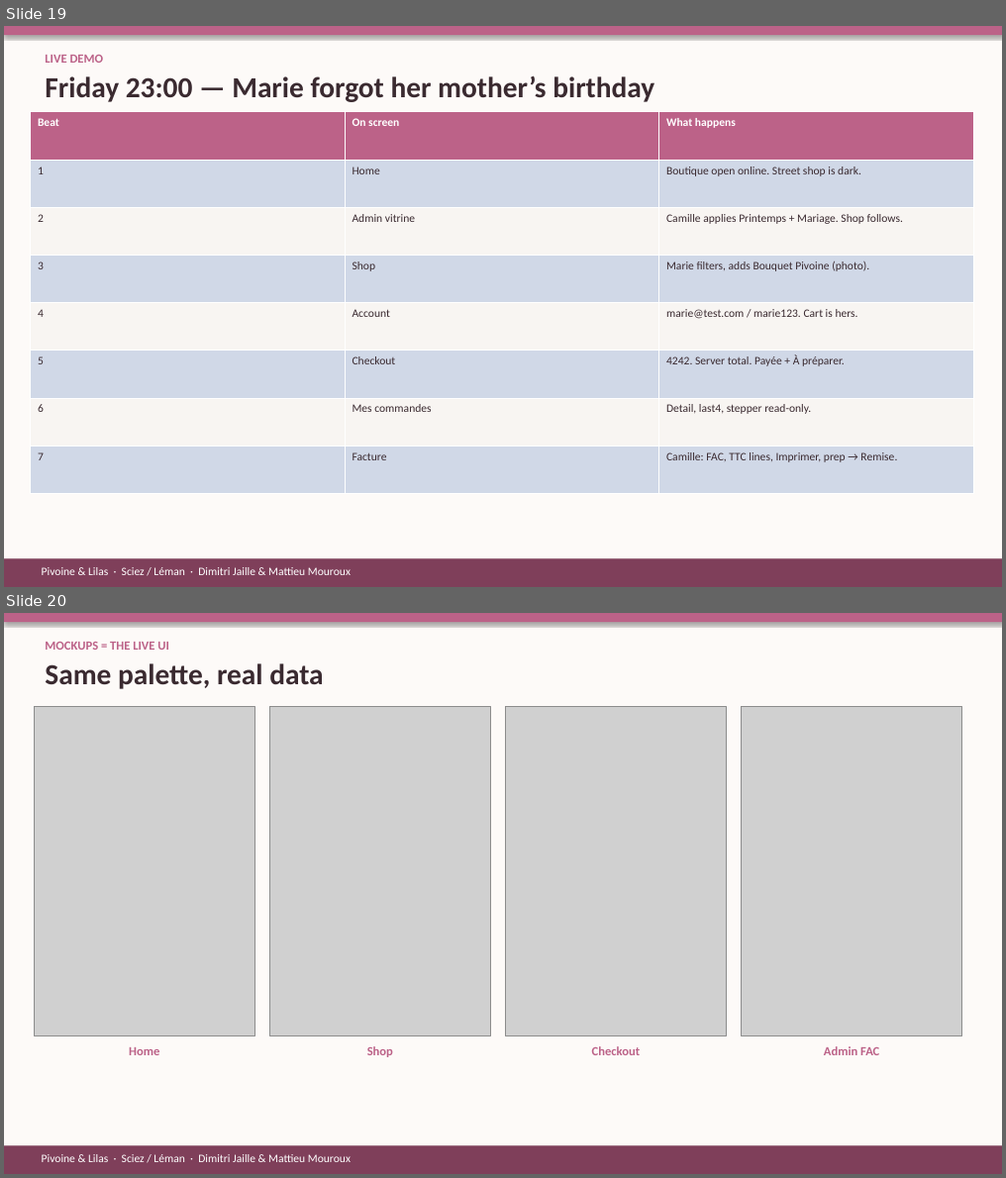
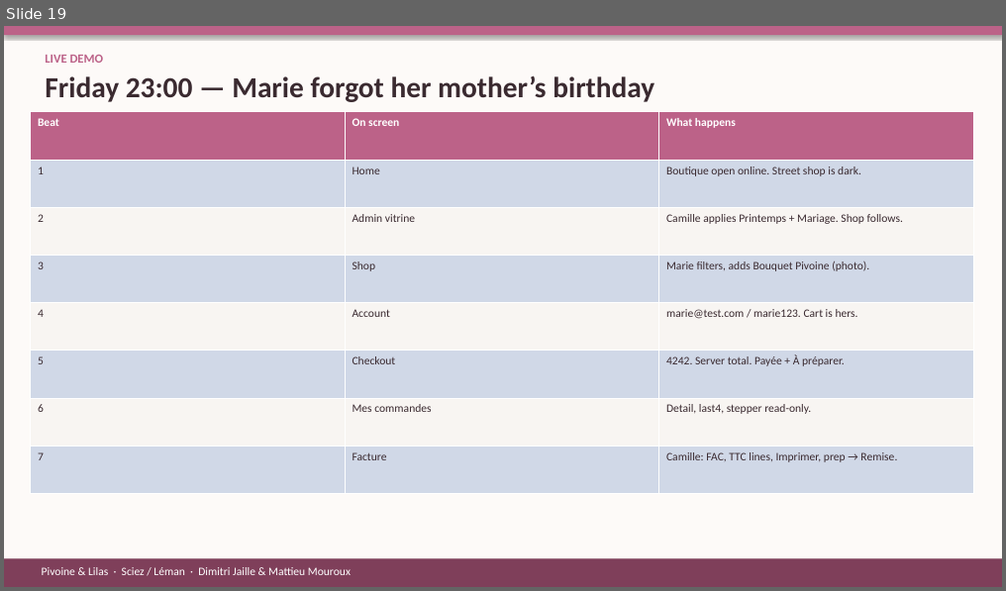
Before and after one commit to Issercio/Demo-day, a slide deck: docs/presentation/Pivoine-Lilas.pptx. Shown one above the other, each under a label of ours: slides 19 and 20 before the commit, slide 19 after it. The pictures are 1006x1178 and 1006x591 pixels, drawn with LibreOffice and Linux fonts; fonts in the diff are those of the drawing; grey boxes stand for pictures. Boxes give left, top, right and bottom in pixels: in the first picture for what was removed or moved away, otherwise in the second. Text is boxed around its words. In the diff, an @@ line names an element or a change of style, - is before the commit and + after.

```diff
--- a/docs/presentation/Pivoine-Lilas.pptx
+++ b/docs/presentation/Pivoine-Lilas.pptx
@@ slide 20 removed at (x1=4, y1=613, x2=1002, y2=1174), background #FFFFFF @@
@@ rectangle removed at (x1=4, y1=613, x2=1002, y2=1174) @@
@@ rectangle removed at (x1=4, y1=613, x2=1002, y2=622) @@
@@ text removed at (x1=45, y1=642, x2=169, y2=650) @@
-MOCKUPS = THE LIVE UI
@@ text removed at (x1=45, y1=663, x2=323, y2=689) @@
-Same palette, real data
@@ picture removed at (x1=34, y1=707, x2=254, y2=1036) @@
@@ picture removed at (x1=269, y1=707, x2=491, y2=1036) @@
@@ picture removed at (x1=506, y1=707, x2=727, y2=1036) @@
@@ picture removed at (x1=742, y1=707, x2=962, y2=1036) @@
@@ text removed at (x1=129, y1=1048, x2=159, y2=1056) @@
-Home
@@ text removed at (x1=367, y1=1047, x2=393, y2=1058) @@
-Shop
@@ text removed at (x1=592, y1=1047, x2=641, y2=1056) @@
-Checkout
@@ text removed at (x1=824, y1=1047, x2=879, y2=1056) @@
-Admin FAC
@@ rectangle removed at (x1=4, y1=1146, x2=1002, y2=1174) @@
@@ text removed at (x1=42, y1=1155, x2=350, y2=1162) @@
-Pivoine & Lilas · Sciez / Léman · Dimitri Jaille & Mattieu Mouroux
```
Also in this commit, not shown: 2 slides changed, 3 slides added, 5 other files.
